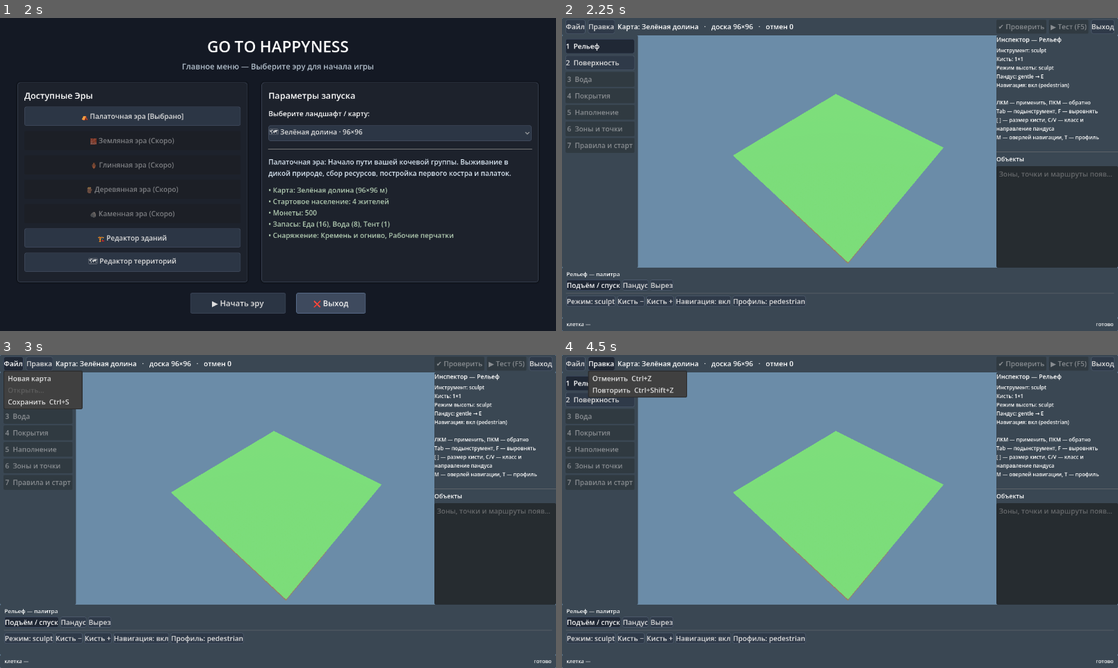
Above: before the commit, frames 1-4 (two rows, left to right).
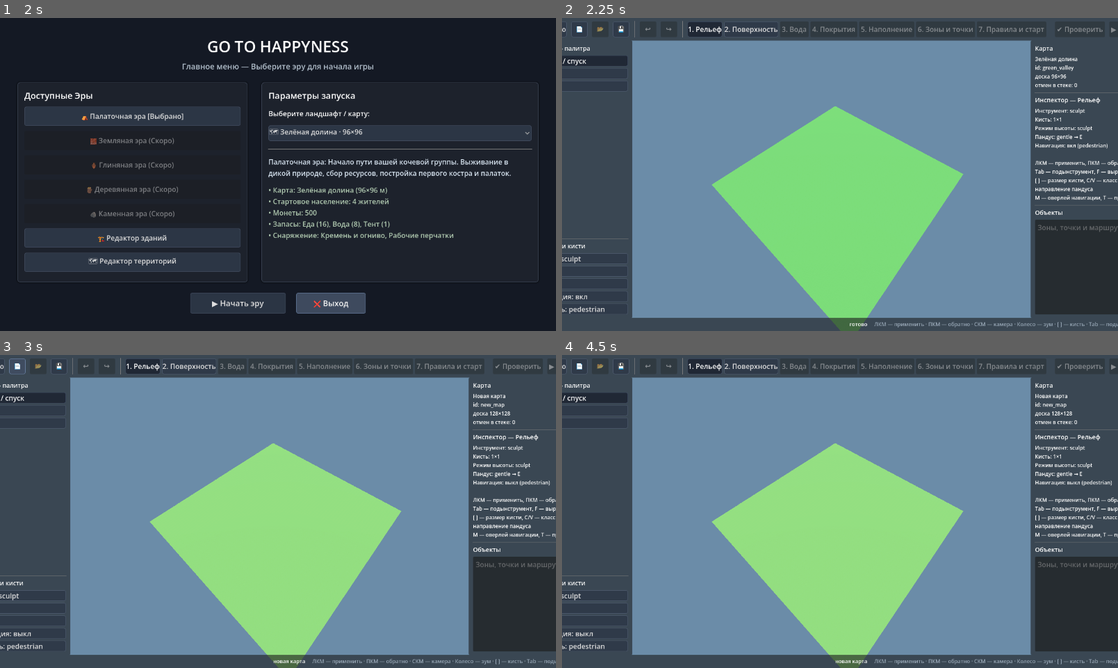
Above: after the commit, the same moments.

Repository: bozonx/go-to-happyness
Game: Godot game, scene res://game/features/ui/presentation/main_menu/main_menu.tscn
The game is run twice, just before and just after one commit, with the same random seed, the same clock (stepped at 60 frames per second) and the same inputs.
Inputs (mouse positions are in pixels of both pictures, inside the frame that each line leads up to):
- Up to frame 1 (2 s): click "🏗️ Редактор зданий" at 0.5 s; click "← В меню" at 1.25 s
- Up to frame 2 (2.25 s): click "🗺 Редактор территорий" at 2 s
- Up to frame 3 (3 s): click (11, 364) at 2.75 s, where only the run before the commit has a clickable "Файл"
- Up to frame 4 (4.5 s): click (578, 367) at 3.5 s, where only the run after the commit has a clickable "📄"; click (600, 364) at 4.25 s, where only the run before the commit has a clickable "Правка"

Frame 1 is identical in both runs. In frame 2, 35% of the frame differs, in the area x 0-100%, y 0-100%; in frame 3, 36%; in frame 4, 36%.

Commit message:
change

Diff:
--- a/game/features/buildings/presentation/editor/building_editor.gd
+++ b/game/features/buildings/presentation/editor/building_editor.gd
@@ -691,6 +691,7 @@
 	if dialog.visible:
 		await dialog.hidden
 	dialog.queue_free()
+	print("DBG confirm returns ", user_confirmed)
 	return user_confirmed
 
 
@@ -909,7 +910,9 @@
 		_load_popup.hide()
 		return
 	var path := String(_load_list.get_item_metadata(index))
+	print("DBG resumed, path=", path)
 	var loaded := repository.load_blueprint(path)
+	print("DBG loaded=", loaded)
 	if loaded == null:
 		_update_status("Не удалось загрузить: %s" % path)
 		return
@@ -1887,11 +1890,13 @@
 	var user_confirmed := false
 	dialog.confirmed.connect(func(): user_confirmed = true)
 	dialog.popup_centered(Vector2i(360, 120))
+	print("DBG dialog shown visible=", dialog.visible)
 	# `popup_centered` makes the dialog visible synchronously, so the loop
 	# body only runs while the user hasn't confirmed or cancelled yet.
 	while dialog.visible:
 		await get_tree().process_frame
 	dialog.queue_free()
+	print("DBG confirm returns ", user_confirmed)
 	return user_confirmed
 
 
--- a/game/features/world/presentation/editor/map_editor.gd
+++ b/game/features/world/presentation/editor/map_editor.gd
@@ -34,16 +34,17 @@
 @onready var camera: MapEditorCamera = $Camera3D
 
 @onready var _top_bar: Control = $UI/Screen/TopBar
-@onready var _mode_bar: MapEditorModeBar = $UI/Screen/Middle/ModeBar
+@onready var _mode_bar: MapEditorModeBar = $UI/Screen/TopBar/Margin/Row/ModeBar
 @onready var _viewport_area: Control = $UI/Screen/Middle/Viewport3D
 @onready var _side_panel: MapEditorSidePanel = $UI/Screen/Middle/SidePanel
-@onready var _palette: MapEditorPalette = $UI/Screen/Palette
+@onready var _palette: MapEditorPalette = $UI/Screen/Middle/Palette
 @onready var _status_cell: Label = $UI/Screen/StatusBar/Margin/Row/CellLabel
 @onready var _status_message: Label = $UI/Screen/StatusBar/Margin/Row/MessageLabel
-@onready var _map_name_label: Label = $UI/Screen/TopBar/Margin/Row/MapNameLabel
-@onready var _file_button: MenuButton = $UI/Screen/TopBar/Margin/Row/FileButton
-@onready var _edit_button: MenuButton = $UI/Screen/TopBar/Margin/Row/EditButton
-@onready var _exit_button: Button = $UI/Screen/TopBar/Margin/Row/ExitButton
+@onready var _back_button: Button = $UI/Screen/TopBar/Margin/Row/BackButton
+@onready var _new_button: Button = $UI/Screen/TopBar/Margin/Row/NewButton
+@onready var _save_button: Button = $UI/Screen/TopBar/Margin/Row/SaveButton
+@onready var _undo_button: Button = $UI/Screen/TopBar/Margin/Row/UndoButton
+@onready var _redo_button: Button = $UI/Screen/TopBar/Margin/Row/RedoButton
 
 var document: MapDocument
 var history := MapEditorHistory.new()
@@ -63,18 +64,11 @@
 ## are not recorded as new commands.
 var _replaying := false
 
-const FILE_NEW := 0
-const FILE_OPEN := 1
-const FILE_SAVE := 2
-const EDIT_UNDO := 0
-const EDIT_REDO := 1
-
 
 func _ready() -> void:
 	_open_requested_map()
 	_build_services()
 	_build_modes()
-	_build_menus()
 	_connect_ui()
 	history.changed.connect(_refresh_panels)
 	get_viewport().size_changed.connect(_refresh_camera_framing)
@@ -200,43 +194,20 @@
 
 # --- UI wiring ----------------------------------------------------------------
 
-func _build_menus() -> void:
-	var file_menu := _file_button.get_popup()
-	file_menu.add_item("Новая карта", FILE_NEW)
-	file_menu.add_item("Открыть…", FILE_OPEN)
-	file_menu.add_item("Сохранить  Ctrl+S", FILE_SAVE)
-	file_menu.set_item_disabled(file_menu.get_item_index(FILE_OPEN), true)
-	file_menu.id_pressed.connect(_on_file_menu)
-
-	var edit_menu := _edit_button.get_popup()
-	edit_menu.add_item("Отменить  Ctrl+Z", EDIT_UNDO)
-	edit_menu.add_item("Повторить  Ctrl+Shift+Z", EDIT_REDO)
-	edit_menu.id_pressed.connect(_on_edit_menu)
-
-
+## Every top-bar action is a button rather than a menu item, and each has the
+## shortcut §3.3 gives it in its tooltip: the actions an author uses every minute
+## should not be two clicks deep.
 func _connect_ui() -> void:
 	_mode_bar.mode_selected.connect(_select_mode)
 	_palette.entry_selected.connect(func(entry_id: StringName) -> void:
 		_active.select_palette_entry(entry_id))
 	_palette.option_activated.connect(func(option_id: StringName) -> void:
 		_active.activate_option(option_id))
-	_exit_button.pressed.connect(_return_to_menu)
-
-
-func _on_file_menu(id: int) -> void:
-	match id:
-		FILE_NEW:
-			_new_map()
-		FILE_SAVE:
-			_save()
-
-
-func _on_edit_menu(id: int) -> void:
-	match id:
-		EDIT_UNDO:
-			_undo()
-		EDIT_REDO:
-			_redo()
+	_back_button.pressed.connect(_return_to_menu)
+	_new_button.pressed.connect(_new_map)
+	_save_button.pressed.connect(_save)
+	_undo_button.pressed.connect(_undo)
+	_redo_button.pressed.connect(_redo)
 
 
 func _rebuild_palette() -> void:
@@ -249,15 +220,21 @@
 		return
 	_palette.set_selected(_active.selected_palette_entry())
 	_palette.set_options(_active.tool_options())
+	_side_panel.set_map_info([
+		"%s%s" % [document.meta.name, "*" if document.dirty else ""],
+		"id: %s" % document.meta.id,
+		"доска %d×%d" % [document.meta.board_cells, document.meta.board_cells],
+		"отмен в стеке: %d" % history.undo_depth(),
+	])
 	_side_panel.set_inspector("Инспектор — %s" % _active.title, _active.inspector_lines())
 	_side_panel.set_entries(
 		"Объекты", _active.list_entries(),
 		"Зоны, точки и маршруты появятся в фазе 4",
 	)
-	_map_name_label.text = "Карта: %s%s   ·   доска %d×%d   ·   отмен %d" % [
-		document.meta.name, "*" if document.dirty else "",
-		document.meta.board_cells, document.meta.board_cells, history.undo_depth(),
-	]
+	# A stack you cannot pop says so by being grey, the way the building editor's
+	# decor buttons do.
+	_undo_button.disabled = not history.can_undo()
+	_redo_button.disabled = not history.can_redo()
 	_status_message.text = _message
 
 
--- a/game/features/world/presentation/editor/map_editor.tscn
+++ b/game/features/world/presentation/editor/map_editor.tscn
@@ -6,7 +6,6 @@
 [ext_resource type="Script" path="res://game/features/world/presentation/editor/map_editor_camera.gd" id="4_camera"]
 [ext_resource type="Theme" path="res://game/features/ui/presentation/theme/ui_theme.tres" id="5_theme"]
 [ext_resource type="PackedScene" path="res://game/features/world/presentation/editor/ui/map_editor_top_bar.tscn" id="6_top_bar"]
-[ext_resource type="PackedScene" path="res://game/features/world/presentation/editor/ui/map_editor_mode_bar.tscn" id="7_mode_bar"]
 [ext_resource type="PackedScene" path="res://game/features/world/presentation/editor/ui/map_editor_side_panel.tscn" id="8_side_panel"]
 [ext_resource type="PackedScene" path="res://game/features/world/presentation/editor/ui/map_editor_palette.tscn" id="9_palette"]
 [ext_resource type="PackedScene" path="res://game/features/world/presentation/editor/ui/map_editor_status_bar.tscn" id="10_status_bar"]
@@ -66,7 +65,7 @@
 theme_override_constants/separation = 0
 mouse_filter = 2
 
-[node name="ModeBar" parent="UI/Screen/Middle" instance=ExtResource("7_mode_bar")]
+[node name="Palette" parent="UI/Screen/Middle" instance=ExtResource("9_palette")]
 mouse_filter = 0
 
 [node name="Viewport3D" type="Control" parent="UI/Screen/Middle"]
@@ -76,8 +75,5 @@
 [node name="SidePanel" parent="UI/Screen/Middle" instance=ExtResource("8_side_panel")]
 mouse_filter = 0
 
-[node name="Palette" parent="UI/Screen" instance=ExtResource("9_palette")]
-mouse_filter = 0
-
 [node name="StatusBar" parent="UI/Screen" instance=ExtResource("10_status_bar")]
 mouse_filter = 0
--- a/game/features/world/presentation/editor/ui/map_editor_mode_bar.gd
+++ b/game/features/world/presentation/editor/ui/map_editor_mode_bar.gd
@@ -1,16 +1,18 @@
 class_name MapEditorModeBar
-extends PanelContainer
+extends HBoxContainer
 
-## The mode strip down the left edge (map_editor.md §3.2).
+## The mode strip across the top bar (map_editor.md §3.2).
 ##
 ## Its children are the one part of the editor chrome that cannot be authored in
 ## the scene: the list of modes is what the editor decides it has, and phases 2–5
 ## add to it. The container, its styling and its place in the layout are in the
 ## `.tscn`; only the buttons are built here.
+##
+## It sits next to the file and undo buttons, the arrangement the building editor
+## arrived at: what you are editing along the top, what you edit it with down the
+## left.
 
 signal mode_selected(mode_id: StringName)
-
-@onready var _buttons: VBoxContainer = $Margin/Buttons
 
 var _by_id: Dictionary = {}
 
@@ -18,20 +20,19 @@
 ## `modes` is an array of `MapEditorMode`. The number key shown on each button is
 ## its position, which is what §3.3 binds `1`–`7` to.
 func build(modes: Array) -> void:
-	for child in _buttons.get_children():
+	for child in get_children():
+		remove_child(child)
 		child.queue_free()
 	_by_id.clear()
 	var slot := 1
 	for mode: MapEditorMode in modes:
 		var button := Button.new()
-		button.text = "%d  %s" % [slot, mode.title]
+		button.text = "%d. %s" % [slot, mode.title]
 		button.toggle_mode = true
 		button.focus_mode = Control.FOCUS_NONE
-		button.alignment = HORIZONTAL_ALIGNMENT_LEFT
-		button.custom_minimum_size = Vector2(150, 34)
 		var mode_id: StringName = mode.id
 		button.pressed.connect(func() -> void: mode_selected.emit(mode_id))
-		_buttons.add_child(button)
+		add_child(button)
 		_by_id[mode_id] = button
 		slot += 1
 
--- a/game/features/world/presentation/editor/ui/map_editor_mode_bar.tscn
+++ b/game/features/world/presentation/editor/ui/map_editor_mode_bar.tscn
@@ -2,15 +2,6 @@
 
 [ext_resource type="Script" path="res://game/features/world/presentation/editor/ui/map_editor_mode_bar.gd" id="1_mode_bar"]
 
-[node name="ModeBar" type="PanelContainer"]
-custom_minimum_size = Vector2(170, 0)
+[node name="ModeBar" type="HBoxContainer"]
+theme_override_constants/separation = 4
 script = ExtResource("1_mode_bar")
-
-[node name="Margin" type="MarginContainer" parent="."]
-theme_override_constants/margin_left = 8
-theme_override_constants/margin_top = 8
-theme_override_constants/margin_right = 8
-theme_override_constants/margin_bottom = 8
-
-[node name="Buttons" type="VBoxContainer" parent="Margin"]
-theme_override_constants/separation = 4
--- a/game/features/world/presentation/editor/ui/map_editor_palette.gd
+++ b/game/features/world/presentation/editor/ui/map_editor_palette.gd
@@ -1,12 +1,15 @@
 class_name MapEditorPalette
 extends PanelContainer
 
-## The palette of the active mode, along the bottom (map_editor.md §3.2).
+## The palette of the active mode, down the left edge (map_editor.md §3.2).
 ##
 ## Materials, tools, later blueprints and point roles. It holds the mode's
 ## contextual brush inspector directly under the picked entry rather than in a
 ## far corner of the screen — the arrangement the building editor arrived at,
 ## where the settings of a thing sit next to the thing.
+##
+## The entry list scrolls and the brush settings do not: a catalog grows with the
+## game, the handful of settings under it must not be pushed off the screen by it.
 ##
 ## The panel knows nothing about what it shows. A mode hands it entries and
 ## options; clicking one calls back into that mode.
@@ -15,8 +18,8 @@
 signal option_activated(option_id: StringName)
 
 @onready var _title: Label = $Margin/Rows/Title
-@onready var _entries: HFlowContainer = $Margin/Rows/Entries
-@onready var _options: HBoxContainer = $Margin/Rows/Options
+@onready var _entries: VBoxContainer = $Margin/Rows/Scroll/Entries
+@onready var _options: VBoxContainer = $Margin/Rows/Options
 
 var _entry_buttons: Dictionary = {}
 
@@ -35,6 +38,8 @@
 		button.text = entry.label
 		button.toggle_mode = true
 		button.focus_mode = Control.FOCUS_NONE
+		button.alignment = HORIZONTAL_ALIGNMENT_LEFT
+		button.size_flags_horizontal = Control.SIZE_EXPAND_FILL
 		button.button_pressed = entry.id == selected
 		if entry.color.a > 0.0:
 			# The swatch is the label's colour rather than a separate square: it
@@ -80,6 +85,8 @@
 		var button := Button.new()
 		button.text = option.label
 		button.focus_mode = Control.FOCUS_NONE
+		button.alignment = HORIZONTAL_ALIGNMENT_LEFT
+		button.size_flags_horizontal = Control.SIZE_EXPAND_FILL
 		var option_id: StringName = option.id
 		button.pressed.connect(func() -> void: option_activated.emit(option_id))
 		_options.add_child(button)
--- a/game/features/world/presentation/editor/ui/map_editor_palette.tscn
+++ b/game/features/world/presentation/editor/ui/map_editor_palette.tscn
@@ -3,27 +3,35 @@
 [ext_resource type="Script" path="res://game/features/world/presentation/editor/ui/map_editor_palette.gd" id="1_palette"]
 
 [node name="Palette" type="PanelContainer"]
-custom_minimum_size = Vector2(0, 116)
+custom_minimum_size = Vector2(240, 0)
 script = ExtResource("1_palette")
 
 [node name="Margin" type="MarginContainer" parent="."]
 theme_override_constants/margin_left = 10
-theme_override_constants/margin_top = 6
+theme_override_constants/margin_top = 8
 theme_override_constants/margin_right = 10
-theme_override_constants/margin_bottom = 6
+theme_override_constants/margin_bottom = 8
 
 [node name="Rows" type="VBoxContainer" parent="Margin"]
-theme_override_constants/separation = 4
+theme_override_constants/separation = 6
 
 [node name="Title" type="Label" parent="Margin/Rows"]
 text = "Палитра"
-theme_override_font_sizes/font_size = 13
+theme_override_font_sizes/font_size = 14
 
-[node name="Entries" type="HFlowContainer" parent="Margin/Rows"]
-theme_override_constants/h_separation = 4
-theme_override_constants/v_separation = 4
+[node name="Scroll" type="ScrollContainer" parent="Margin/Rows"]
+size_flags_vertical = 3
+horizontal_scroll_mode = 0
+
+[node name="Entries" type="VBoxContainer" parent="Margin/Rows/Scroll"]
+size_flags_horizontal = 3
+theme_override_constants/separation = 4
 
 [node name="Separator" type="HSeparator" parent="Margin/Rows"]
 
-[node name="Options" type="HBoxContainer" parent="Margin/Rows"]
+[node name="OptionsTitle" type="Label" parent="Margin/Rows"]
+text = "Настройки кисти"
+theme_override_font_sizes/font_size = 14
+
+[node name="Options" type="VBoxContainer" parent="Margin/Rows"]
 theme_override_constants/separation = 4
--- a/game/features/world/presentation/editor/ui/map_editor_side_panel.gd
+++ b/game/features/world/presentation/editor/ui/map_editor_side_panel.gd
@@ -1,7 +1,12 @@
 class_name MapEditorSidePanel
 extends PanelContainer
 
-## Inspector above, entity list below, down the right edge (map_editor.md §3.2).
+## Map card, inspector and entity list, down the right edge (map_editor.md §3.2).
+##
+## The card at the top is what the document is — name, board, unsaved state,
+## how deep the undo stack goes. It sits here rather than in the top bar for the
+## reason the building editor puts its blueprint's name and id on the right: the
+## top bar is where you act, the right panel is where you read.
 ##
 ## The inspector shows the selected object's properties or, with nothing
 ## selected, the current tool's settings — which is why in phases 1 it is never
@@ -13,14 +18,19 @@
 
 signal entry_activated(index: int)
 
-@onready var _inspector_title: Label = $Rows/InspectorTitle
-@onready var _inspector: Label = $Rows/Inspector
-@onready var _list_title: Label = $Rows/ListTitle
-@onready var _list: ItemList = $Rows/List
+@onready var _map_info: Label = $Margin/Rows/MapInfo
+@onready var _inspector_title: Label = $Margin/Rows/InspectorTitle
+@onready var _inspector: Label = $Margin/Rows/Inspector
+@onready var _list_title: Label = $Margin/Rows/ListTitle
+@onready var _list: ItemList = $Margin/Rows/List
 
 
 func _ready() -> void:
 	_list.item_activated.connect(func(index: int) -> void: entry_activated.emit(index))
+
+
+func set_map_info(lines: Array[String]) -> void:
+	_map_info.text = "\n".join(lines)
 
 
 func set_inspector(title: String, lines: Array[String]) -> void:
--- a/game/features/world/presentation/editor/ui/map_editor_side_panel.tscn
+++ b/game/features/world/presentation/editor/ui/map_editor_side_panel.tscn
@@ -6,24 +6,40 @@
 custom_minimum_size = Vector2(280, 0)
 script = ExtResource("1_side_panel")
 
-[node name="Rows" type="VBoxContainer" parent="."]
+[node name="Margin" type="MarginContainer" parent="."]
+theme_override_constants/margin_left = 10
+theme_override_constants/margin_top = 8
+theme_override_constants/margin_right = 10
+theme_override_constants/margin_bottom = 8
+
+[node name="Rows" type="VBoxContainer" parent="Margin"]
 theme_override_constants/separation = 6
 
-[node name="InspectorTitle" type="Label" parent="Rows"]
+[node name="MapTitle" type="Label" parent="Margin/Rows"]
+text = "Карта"
+theme_override_font_sizes/font_size = 14
+
+[node name="MapInfo" type="Label" parent="Margin/Rows"]
+autowrap_mode = 2
+theme_override_font_sizes/font_size = 12
+
+[node name="MapSeparator" type="HSeparator" parent="Margin/Rows"]
+
+[node name="InspectorTitle" type="Label" parent="Margin/Rows"]
 text = "Инспектор"
 theme_override_font_sizes/font_size = 14
 
-[node name="Inspector" type="Label" parent="Rows"]
+[node name="Inspector" type="Label" parent="Margin/Rows"]
 size_flags_vertical = 3
 autowrap_mode = 2
 theme_override_font_sizes/font_size = 12
 
-[node name="Separator" type="HSeparator" parent="Rows"]
+[node name="Separator" type="HSeparator" parent="Margin/Rows"]
 
-[node name="ListTitle" type="Label" parent="Rows"]
+[node name="ListTitle" type="Label" parent="Margin/Rows"]
 text = "Объекты"
 theme_override_font_sizes/font_size = 14
 
-[node name="List" type="ItemList" parent="Rows"]
+[node name="List" type="ItemList" parent="Margin/Rows"]
 custom_minimum_size = Vector2(0, 190)
 size_flags_vertical = 3
--- a/game/features/world/presentation/editor/ui/map_editor_status_bar.tscn
+++ b/game/features/world/presentation/editor/ui/map_editor_status_bar.tscn
@@ -22,3 +22,9 @@
 vertical_alignment = 1
 theme_override_font_sizes/font_size = 12
 text = "готово"
+
+[node name="HelpLabel" type="Label" parent="Margin/Row"]
+vertical_alignment = 1
+theme_override_font_sizes/font_size = 12
+theme_override_colors/font_color = Color(0.6, 0.66, 0.72, 1)
+text = "ЛКМ — применить · ПКМ — обратно · СКМ — камера · Колесо — зум · [ ] — кисть · Tab — подынструмент"
--- a/game/features/world/presentation/editor/ui/map_editor_top_bar.tscn
+++ b/game/features/world/presentation/editor/ui/map_editor_top_bar.tscn
@@ -1,29 +1,57 @@
-[gd_scene format=3]
+[gd_scene load_steps=2 format=3]
+
+[ext_resource type="PackedScene" path="res://game/features/world/presentation/editor/ui/map_editor_mode_bar.tscn" id="1_mode_bar"]
 
 [node name="TopBar" type="PanelContainer"]
-custom_minimum_size = Vector2(0, 40)
+custom_minimum_size = Vector2(0, 52)
 
 [node name="Margin" type="MarginContainer" parent="."]
 theme_override_constants/margin_left = 8
-theme_override_constants/margin_top = 4
+theme_override_constants/margin_top = 8
 theme_override_constants/margin_right = 8
-theme_override_constants/margin_bottom = 4
+theme_override_constants/margin_bottom = 8
 
 [node name="Row" type="HBoxContainer" parent="Margin"]
-theme_override_constants/separation = 6
+theme_override_constants/separation = 10
 
-[node name="FileButton" type="MenuButton" parent="Margin/Row"]
-text = "Файл"
-flat = false
+[node name="BackButton" type="Button" parent="Margin/Row"]
+text = "← В меню"
 
-[node name="EditButton" type="MenuButton" parent="Margin/Row"]
-text = "Правка"
-flat = false
+[node name="NewButton" type="Button" parent="Margin/Row"]
+custom_minimum_size = Vector2(38, 0)
+text = "📄"
+tooltip_text = "Создать новую карту"
 
-[node name="MapNameLabel" type="Label" parent="Margin/Row"]
+[node name="LoadButton" type="Button" parent="Margin/Row"]
+custom_minimum_size = Vector2(38, 0)
+disabled = true
+text = "📂"
+tooltip_text = "Выбор карты появляется в фазе 6"
+
+[node name="SaveButton" type="Button" parent="Margin/Row"]
+custom_minimum_size = Vector2(38, 0)
+text = "💾"
+tooltip_text = "Сохранить карту (Ctrl+S)"
+
+[node name="VSep1" type="VSeparator" parent="Margin/Row"]
+
+[node name="UndoButton" type="Button" parent="Margin/Row"]
+custom_minimum_size = Vector2(38, 0)
+text = "↩"
+tooltip_text = "Отменить (Ctrl+Z)"
+
+[node name="RedoButton" type="Button" parent="Margin/Row"]
+custom_minimum_size = Vector2(38, 0)
+text = "↪"
+tooltip_text = "Повторить (Ctrl+Shift+Z)"
+
+[node name="VSep2" type="VSeparator" parent="Margin/Row"]
+
+[node name="ModeBar" parent="Margin/Row" instance=ExtResource("1_mode_bar")]
+
+[node name="Spacer" type="Control" parent="Margin/Row"]
 size_flags_horizontal = 3
-vertical_alignment = 1
-text = "Карта:"
+mouse_filter = 2
 
 [node name="ValidateButton" type="Button" parent="Margin/Row"]
 text = "✔ Проверить"
@@ -34,6 +62,3 @@
 text = "▶ Тест (F5)"
 disabled = true
 tooltip_text = "Тест-запуск появляется в фазе 6"
-
-[node name="ExitButton" type="Button" parent="Margin/Row"]
-text = "Выход"
--- /dev/null
+++ b/tests/repro/diag_map_editor_capture.gd
@@ -0,0 +1,32 @@
+extends SceneTree
+
+## Captures a screenshot of the map editor HUD to user://map_editor_hud.png.
+## Diagnostic only: run with a display server, not --headless.
+
+const EDITOR := "res://game/features/world/presentation/editor/map_editor.tscn"
+
+
+func _initialize() -> void:
+	var editor: Node = load(EDITOR).instantiate()
+	root.add_child(editor)
+	_capture(editor)
+
+
+func _capture(editor: Node) -> void:
+	await _settle()
+	_save("map_editor_hud")
+	editor.call("_select_mode", &"surface")
+	await _settle()
+	_save("map_editor_hud_surface")
+	quit(0)
+
+
+func _settle() -> void:
+	for i in 5:
+		await process_frame
+
+
+func _save(name: String) -> void:
+	var path := "user://%s.png" % name
+	root.get_texture().get_image().save_png(path)
+	print("saved to ", ProjectSettings.globalize_path(path))
--- /dev/null
+++ b/tests/tmp_test_load.gd
@@ -0,0 +1,25 @@
+extends SceneTree
+
+func _initialize() -> void:
+	var scene := load("res://game/features/buildings/presentation/editor/building_editor.tscn")
+	var editor = scene.instantiate()
+	root.add_child(editor)
+	await process_frame
+	await process_frame
+	editor._mark_dirty()
+	editor._on_load_pressed()
+	await process_frame
+	print("items: ", editor._load_list.item_count, " meta0=", editor._load_list.get_item_metadata(0))
+	editor._on_load_item_activated(0)
+	await process_frame
+	await process_frame
+	for c in editor.get_children():
+		if c is ConfirmationDialog:
+			print("dialog visible=", c.visible)
+			c.confirmed.emit()
+			c.hide()
+			print("after hide visible=", c.visible)
+	for i in 5:
+		await process_frame
+	print("blueprint after: ", editor.blueprint.name, " blocks=", editor.blueprint.block_count())
+	quit(0)
Not shown: 1 places in game/features/world/presentation/editor/map_editor.tscn that only renumber resources
Not shown, added: tests/repro/diag_map_editor_capture.gd.uid
Not shown, added: tests/tmp_test_load.gd.uid
Not shown, changed: design_docs/core/map_editor.md
